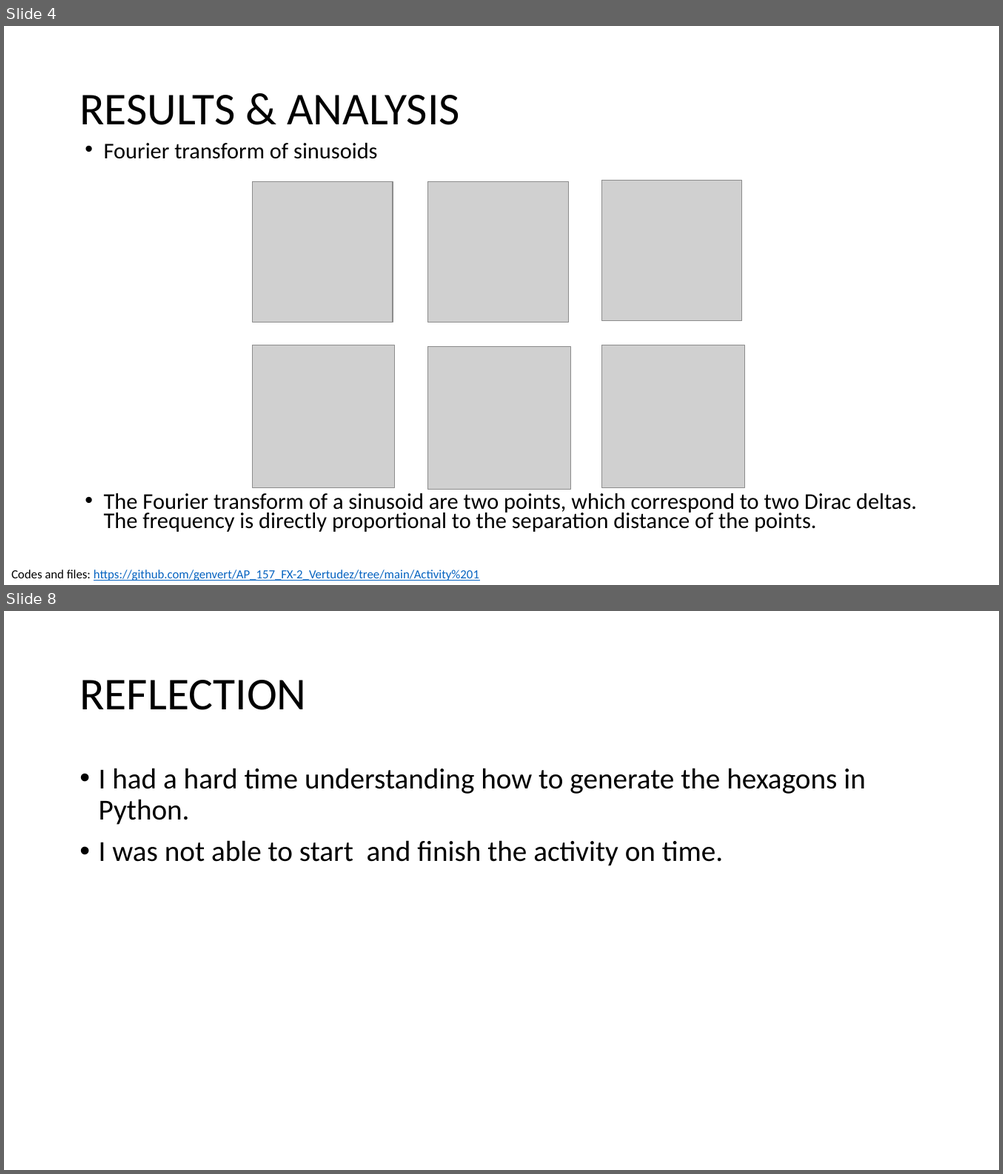
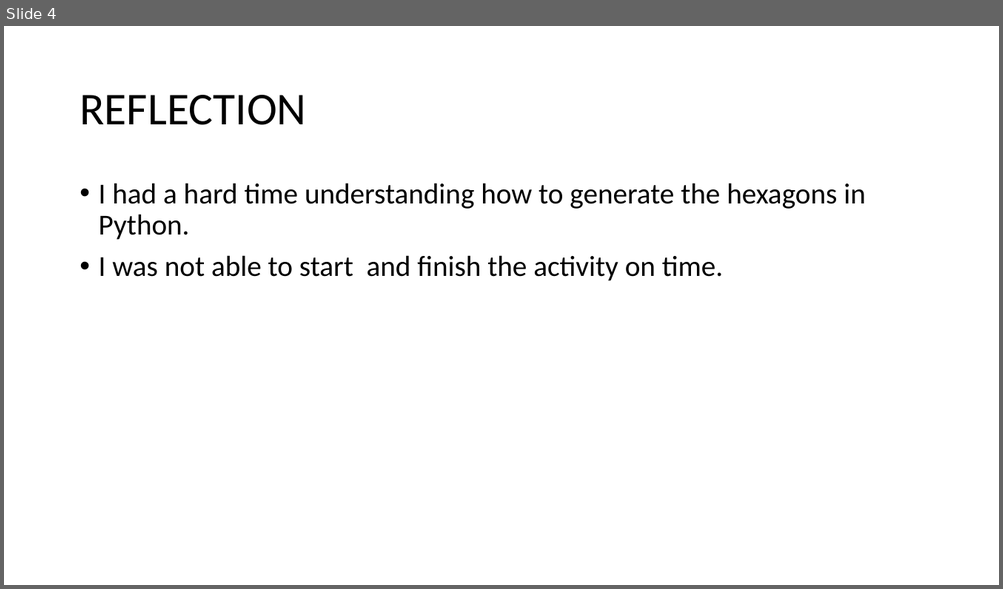
Before and after one commit to genvert/AP_157_FX-2_Vertudez, a slide deck: Activity 1/Vertudez_Activity_1_Report.pptx. Shown one above the other, each under a label of ours: slides 4 and 8 before the commit, slide 4 after it; the slides between them are not shown. The pictures are 1003x1174 and 1003x589 pixels, drawn with LibreOffice and Linux fonts; fonts in the diff are those of the drawing; grey boxes stand for pictures. Boxes give left, top, right and bottom in pixels: in the first picture for what was removed or moved away, otherwise in the second. Text is boxed around its words. In the diff, an @@ line names an element or a change of style, - is before the commit and + after.

```diff
--- a/Activity 1/Vertudez_Activity_1_Report.pptx
+++ b/Activity 1/Vertudez_Activity_1_Report.pptx
@@ slide 4 removed at (4, 26, 999, 585), background #FFFFFF @@
@@ title removed at (79, 95, 459, 125) @@
-RESULTS & ANALYSIS
@@ text removed at (104, 143, 916, 532) @@
-• Fourier transform of sinusoids
-• The Fourier transform of a sinusoid are two points, which correspond to two Dirac deltas. The frequency is directly proportional to the separation distance of the points.
@@ picture removed at (602, 181, 742, 321) @@
@@ picture removed at (253, 182, 392, 322) @@
@@ picture removed at (428, 182, 568, 322) @@
@@ picture removed at (253, 346, 395, 488) @@
@@ picture removed at (428, 347, 570, 489) @@
@@ picture removed at (602, 346, 744, 488) @@
@@ text removed at (11, 570, 479, 581) @@
-Codes and files: https://github.com/genvert/AP_157_FX-2_Vertudez/tree/main/Activity%201
@@ what was slide 8 is now slide 4 @@
```
Also in this commit, not shown: 3 other slides removed, 1 other file.
